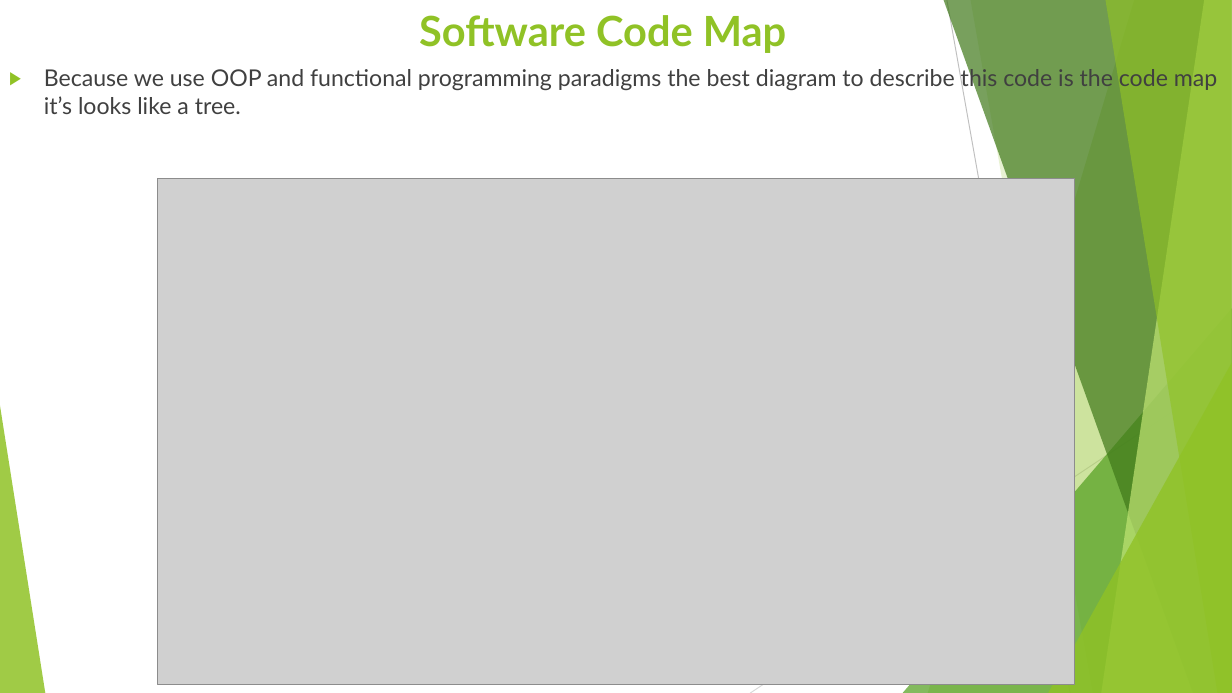
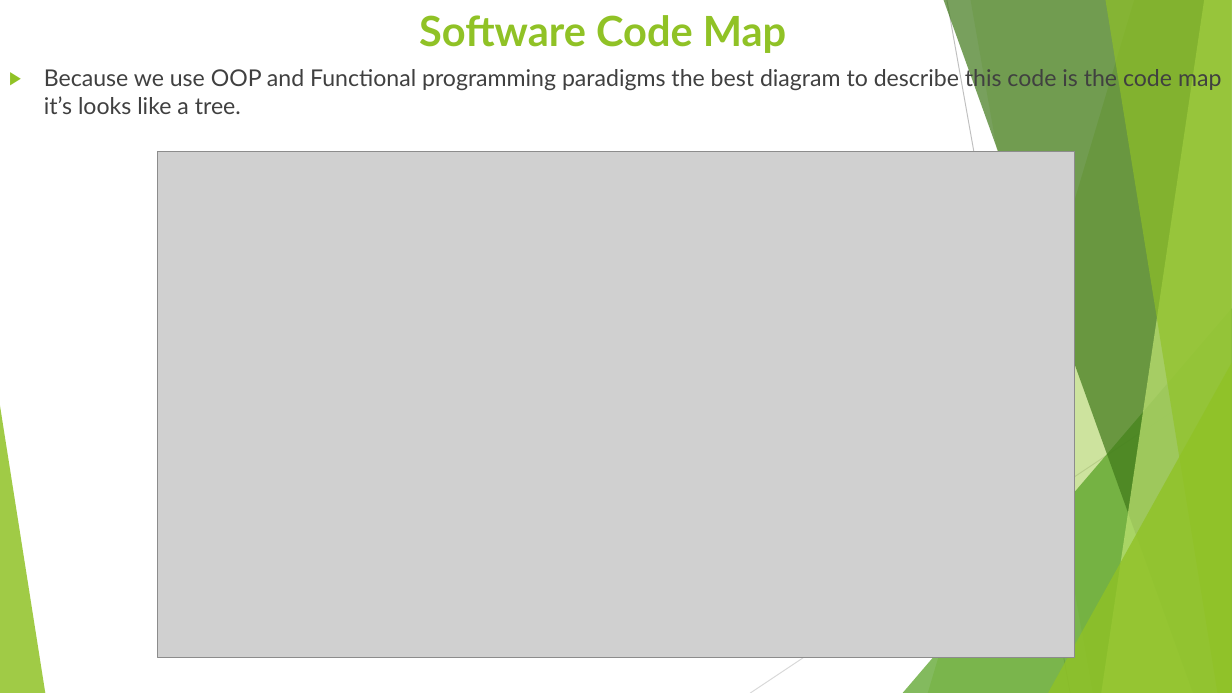
Before and after one commit to EngSherifMostafa/Graduation-project-2020-2021, a slide deck: slide 5 of Theoretical/Smart Battery Monitor.pptx. Drawn at 1232x693 pixels with LibreOffice and Linux fonts; fonts in the diff are those of the drawing; grey boxes stand for pictures. Boxes give left, top, right and bottom in pixels: in the first picture for what was removed or moved away, otherwise in the second. Text is boxed around its words. In the diff, an @@ line names an element or a change of style, - is before the commit and + after.

```diff
--- a/Theoretical/Smart Battery Monitor.pptx
+++ b/Theoretical/Smart Battery Monitor.pptx
@@ text at (44,66,1221,114): text changed @@
-▶ Because we use OOP and functional programming paradigms the best diagram to describe this code is the code map it’s looks like a tree.
+▶ Because we use OOP and Functional programming paradigms the best diagram to describe this code is the code map it’s looks like a tree.
@@ picture: place and size @@
-picture at (157,178,1075,684)
+picture at (157,152,1075,657)
```
Also in this commit, not shown: 14 other slides changed.
